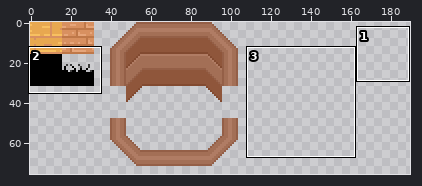
Pixel-art file -- tilemaps/forest_grove.aseprite. Above: a wide view before the commit, with the close-up outlined.
Close-up. Before the commit:
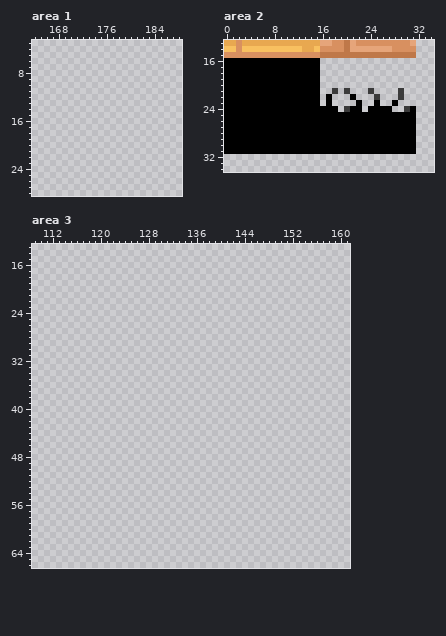
512x512 pixels, 1 frame. Shown: area 1: x 164..188, y 3..28; area 2: x 0..34, y 13..34; area 3: x 109..161, y 13..66. The wide view leaves out empty margins.
After:
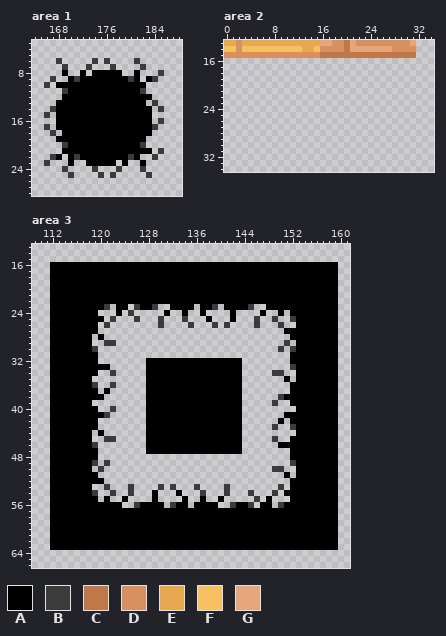
Palette (. is transparent): A #000000  B #3b3b3b  C #bf7849  D #d89060  E #e8a850  F #f8c060  G #e6a57a
Changes in this commit:
--- area 1
@@ x 164..188 @@
  5 .........................
- 6 .........................
- 7 .........................
- 8 .........................
- 9 .........................
-10 .........................
-11 .........................
-12 .........................
-13 .........................
-14 .........................
-15 .........................
-16 .........................
-17 .........................
-18 .........................
-19 .........................
-20 .........................
-21 .........................
-22 .........................
-23 .........................
-24 .........................
-25 .........................
+ 6 ....B.....B.B....B.......
+ 7 .....B...B...B....B......
+ 8 .....A..A.AAAAA..A...B...
+ 9 ...B..ABAAAAAAAABA.AB....
+10 ..B.AAAAAAAAAAAAAAA......
+11 .....BAAAAAAAAAAAAB......
+12 .....AAAAAAAAAAAAAAA.....
+13 ....AAAAAAAAAAAAAAA.B....
+14 ...BAAAAAAAAAAAAAAAA.B...
+15 ..B.AAAAAAAAAAAAAAAA.....
+16 ....AAAAAAAAAAAAAAAA.B...
+17 ..B.AAAAAAAAAAAAAAAAB....
+18 ...B.AAAAAAAAAAAAAAA.....
+19 ....AAAAAAAAAAAAAAA......
+20 .....BAAAAAAAAAAAAB......
+21 .....AAAAAAAAAAAAAAA.B...
+22 ...BA.ABAAAAAAAABA..B....
+23 ..B...A..AAAAA.A..A......
+24 .....B....B...B...B......
+25 ......B....B.B.....B.....
 26 .........................
--- area 2
@@ x 0..34 @@
 15 DDDDDDDDDDDDDDDDCCCCCCCCCCCCCCCC...
-16 AAAAAAAAAAAAAAAA...................
-17 AAAAAAAAAAAAAAAA...................
-18 AAAAAAAAAAAAAAAA...................
-19 AAAAAAAAAAAAAAAA...................
-20 AAAAAAAAAAAAAAAA...................
-21 AAAAAAAAAAAAAAAA..B.B...B....B.....
-22 AAAAAAAAAAAAAAAA.A...A...B...B.....
-23 AAAAAAAAAAAAAAAA.A....A..A..A......
-24 AAAAAAAAAAAAAAAAAAA.BAA.AAAA..BA...
-25 AAAAAAAAAAAAAAAAAAAAAAAAAAAAAAAA...
-26 AAAAAAAAAAAAAAAAAAAAAAAAAAAAAAAA...
-27 AAAAAAAAAAAAAAAAAAAAAAAAAAAAAAAA...
-28 AAAAAAAAAAAAAAAAAAAAAAAAAAAAAAAA...
-29 AAAAAAAAAAAAAAAAAAAAAAAAAAAAAAAA...
-30 AAAAAAAAAAAAAAAAAAAAAAAAAAAAAAAA...
-31 AAAAAAAAAAAAAAAAAAAAAAAAAAAAAAAA...
+16 ...................................
+17 ...................................
+18 ...................................
+19 ...................................
+20 ...................................
+21 ...................................
+22 ...................................
+23 ...................................
+24 ...................................
+25 ...................................
+26 ...................................
+27 ...................................
+28 ...................................
+29 ...................................
+30 ...................................
+31 ...................................
 32 ...................................
--- area 3
@@ x 109..161 @@
 15 .....................................................
-16 .....................................................
-17 .....................................................
-18 .....................................................
-19 .....................................................
-20 .....................................................
-21 .....................................................
-22 .....................................................
-23 .....................................................
-24 .....................................................
-25 .....................................................
-26 .....................................................
-27 .....................................................
-28 .....................................................
-29 .....................................................
-30 .....................................................
-31 .....................................................
-32 .....................................................
-33 .....................................................
-34 .....................................................
-35 .....................................................
-36 .....................................................
-37 .....................................................
-38 .....................................................
-39 .....................................................
-40 .....................................................
-41 .....................................................
-42 .....................................................
-43 .....................................................
-44 .....................................................
-45 .....................................................
-46 .....................................................
-47 .....................................................
-48 .....................................................
-49 .....................................................
-50 .....................................................
-51 .....................................................
-52 .....................................................
-53 .....................................................
-54 .....................................................
-55 .....................................................
-56 .....................................................
-57 .....................................................
-58 .....................................................
-59 .....................................................
-60 .....................................................
-61 .....................................................
-62 .....................................................
-63 .....................................................
+16 ...AAAAAAAAAAAAAAAAAAAAAAAAAAAAAAAAAAAAAAAAAAAAAAAA..
+17 ...AAAAAAAAAAAAAAAAAAAAAAAAAAAAAAAAAAAAAAAAAAAAAAAA..
+18 ...AAAAAAAAAAAAAAAAAAAAAAAAAAAAAAAAAAAAAAAAAAAAAAAA..
+19 ...AAAAAAAAAAAAAAAAAAAAAAAAAAAAAAAAAAAAAAAAAAAAAAAA..
+20 ...AAAAAAAAAAAAAAAAAAAAAAAAAAAAAAAAAAAAAAAAAAAAAAAA..
+21 ...AAAAAAAAAAAAAAAAAAAAAAAAAAAAAAAAAAAAAAAAAAAAAAAA..
+22 ...AAAAAAAAAAAAAAAAAAAAAAAAAAAAAAAAAAAAAAAAAAAAAAAA..
+23 ...AAAAAAAAAB.AA.BAAB..AAAA.AAB.AAAAB..AAAAAAAAAAAA..
+24 ...AAAAAAAA...A.B.....A..A..A....A....A..A.AAAAAAAA..
+25 ...AAAAAAAAA.B...B...B...B...A...A...B..B..BAAAAAAA..
+26 ...AAAAAAAA.B........B....B...B.B....B...B..AAAAAAA..
+27 ...AAAAAAAA...............................AAAAAAAAA..
+28 ...AAAAAAA.A...............................AAAAAAAA..
+29 ...AAAAAAA..BB............................B.AAAAAAA..
+30 ...AAAAAAAB..............................B.BAAAAAAA..
+31 ...AAAAAAAA................................AAAAAAAA..
+32 ...AAAAAAAA........AAAAAAAAAAAAAAAA........AAAAAAAA..
+33 ...AAAAAAAAAA......AAAAAAAAAAAAAAAA........BAAAAAAA..
+34 ...AAAAAAAA..B.....AAAAAAAAAAAAAAAA.....BB..AAAAAAA..
+35 ...AAAAAAA.........AAAAAAAAAAAAAAAA.......A.AAAAAAA..
+36 ...AAAAAAAB..B.....AAAAAAAAAAAAAAAA........AAAAAAAA..
+37 ...AAAAAAAA.A......AAAAAAAAAAAAAAAA........AAAAAAAA..
+38 ...AAAAAAAAA.......AAAAAAAAAAAAAAAA......BAAAAAAAAA..
+39 ...AAAAAAA.........AAAAAAAAAAAAAAAA.....B..AAAAAAAA..
+40 ...AAAAAAAA..B.....AAAAAAAAAAAAAAAA.........AAAAAAA..
+41 ...AAAAAAAAAB......AAAAAAAAAAAAAAAA.......AAAAAAAAA..
+42 ...AAAAAAAA........AAAAAAAAAAAAAAAA......A.AAAAAAAA..
+43 ...AAAAAAAA........AAAAAAAAAAAAAAAA.....B..BAAAAAAA..
+44 ...AAAAAAA.A.......AAAAAAAAAAAAAAAA.........AAAAAAA..
+45 ...AAAAAAA..BB.....AAAAAAAAAAAAAAAA.....B..AAAAAAAA..
+46 ...AAAAAAAB........AAAAAAAAAAAAAAAA......AAAAAAAAAA..
+47 ...AAAAAAAA........AAAAAAAAAAAAAAAA........AAAAAAAA..
+48 ...AAAAAAAA................................AAAAAAAA..
+49 ...AAAAAAAB.B..............................BAAAAAAA..
+50 ...AAAAAAA.B............................BB..AAAAAAA..
+51 ...AAAAAAAA...............................A.AAAAAAA..
+52 ...AAAAAAAAA...............................AAAAAAAA..
+53 ...AAAAAAA..B...B....B.B...B....B........B.AAAAAAAA..
+54 ...AAAAAAAB..B..B...A...A...B...B...B...B.AAAAAAAAA..
+55 ...AAAAAAAA.A..A....A....A..A..A.....B.A...AAAAAAAA..
+56 ...AAAAAAAAAAAA..BAAAA.BAA.AAAA..BAAB.AA.BAAAAAAAAA..
+57 ...AAAAAAAAAAAAAAAAAAAAAAAAAAAAAAAAAAAAAAAAAAAAAAAA..
+58 ...AAAAAAAAAAAAAAAAAAAAAAAAAAAAAAAAAAAAAAAAAAAAAAAA..
+59 ...AAAAAAAAAAAAAAAAAAAAAAAAAAAAAAAAAAAAAAAAAAAAAAAA..
+60 ...AAAAAAAAAAAAAAAAAAAAAAAAAAAAAAAAAAAAAAAAAAAAAAAA..
+61 ...AAAAAAAAAAAAAAAAAAAAAAAAAAAAAAAAAAAAAAAAAAAAAAAA..
+62 ...AAAAAAAAAAAAAAAAAAAAAAAAAAAAAAAAAAAAAAAAAAAAAAAA..
+63 ...AAAAAAAAAAAAAAAAAAAAAAAAAAAAAAAAAAAAAAAAAAAAAAAA..
 64 .....................................................
Changed places in both close-ups, as pixel boxes (x1, y1, x2, y2):
added: (44, 58, 164, 178)
erased: (224, 58, 416, 154)
added: (50, 262, 338, 550)
